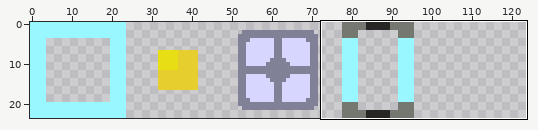
One commit to this sprite sheet: assets/images/object_sheet.png. Above: a wide view before the commit, with the close-up outlined.
Close-up. Earlier state:
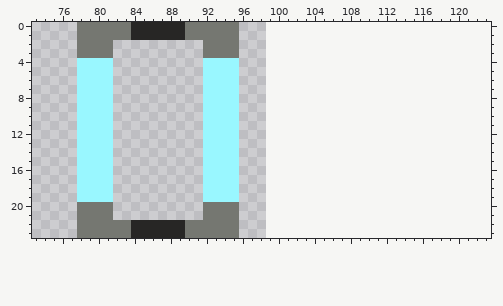
The file is 99x24 pixels. Shown: x 73..123, y 0..23. The old version is drawn lined up with the new one, on the new canvas.
The result:
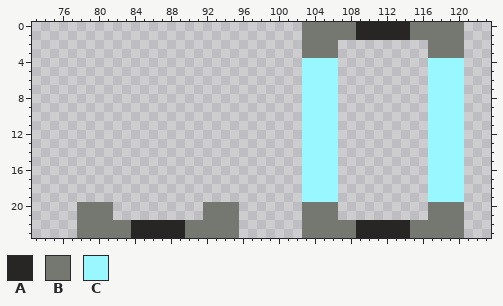
Palette (. is transparent): A #272625  B #757771  C #99f7ff
What changed:
canvas 99x24 -> 124x24
Changed rows in their new state; - is an unchanged pixel.
first column x 78:
 0 ..................-------BBBBBBAAAAAABBBBBB
 1 ..................-------BBBBBBAAAAAABBBBBB
 2 ....----------....-------BBBB----------BBBB
 3 ....----------....-------BBBB----------BBBB
 4 ....----------....-------CCCC----------CCCC
 5 ....----------....-------CCCC----------CCCC
 6 ....----------....-------CCCC----------CCCC
 7 ....----------....-------CCCC----------CCCC
 8 ....----------....-------CCCC----------CCCC
 9 ....----------....-------CCCC----------CCCC
10 ....----------....-------CCCC----------CCCC
11 ....----------....-------CCCC----------CCCC
12 ....----------....-------CCCC----------CCCC
13 ....----------....-------CCCC----------CCCC
14 ....----------....-------CCCC----------CCCC
15 ....----------....-------CCCC----------CCCC
16 ....----------....-------CCCC----------CCCC
17 ....----------....-------CCCC----------CCCC
18 ....----------....-------CCCC----------CCCC
19 ....----------....-------CCCC----------CCCC
20 -------------------------BBBB----------BBBB
21 -------------------------BBBB----------BBBB
22 -------------------------BBBBBBAAAAAABBBBBB
23 -------------------------BBBBBBAAAAAABBBBBB
